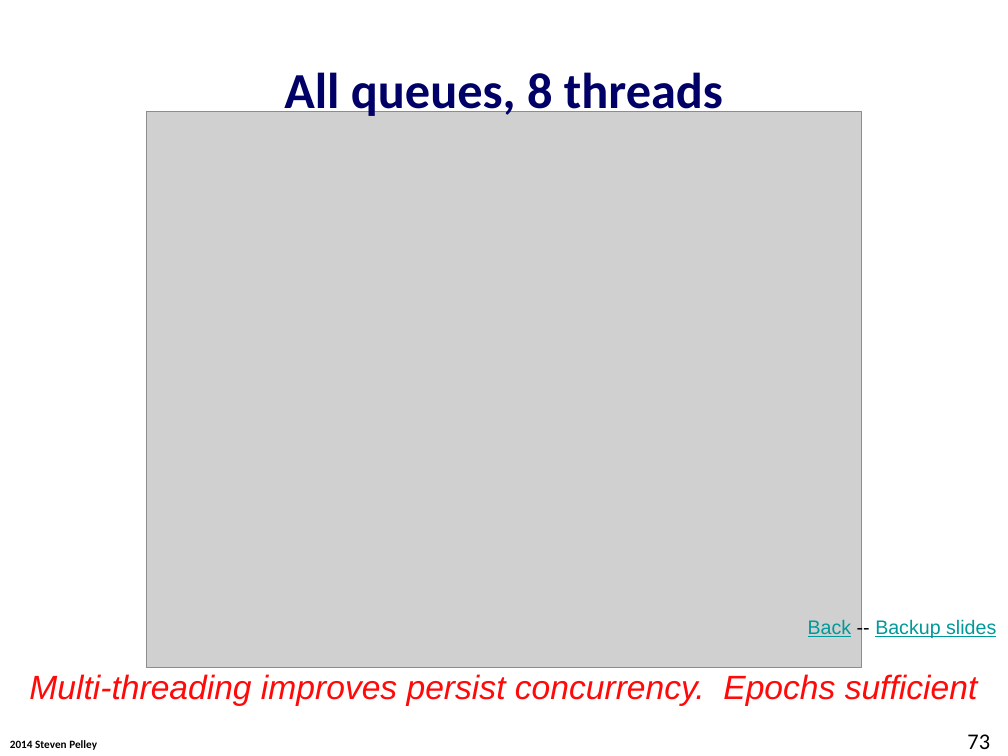
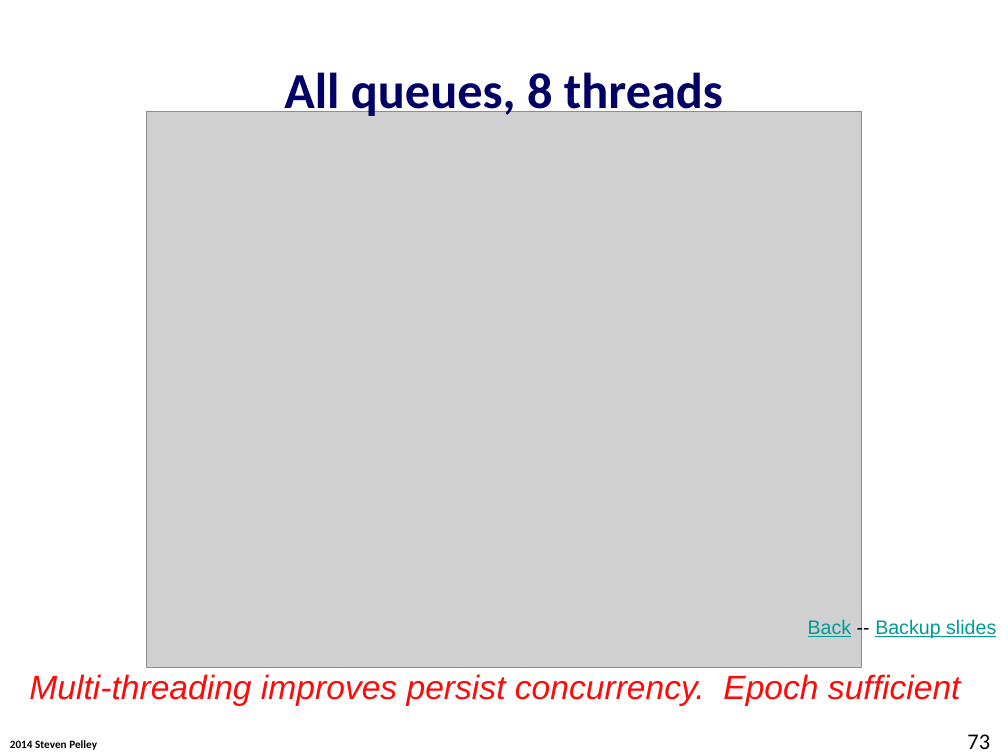
Before and after one commit to Abulila/dissertation, a slide deck: slide 73 of proposal/defense.pptx. Drawn at 1008x756 pixels with LibreOffice and Linux fonts; fonts in the diff are those of the drawing; grey boxes stand for pictures; background and template pictures are left out. Boxes give left, top, right and bottom in pixels: in the first picture for what was removed or moved away, otherwise in the second. Text is boxed around its words. In the diff, an @@ line names an element or a change of style, - is before the commit and + after.

```diff
--- a/proposal/defense.pptx
+++ b/proposal/defense.pptx
@@ text at box(29, 674, 961, 706): text changed @@
-Multi-threading improves persist concurrency. Epochs sufficient
+Multi-threading improves persist concurrency. Epoch sufficient
```
Also in this commit, not shown: 18 other slides changed, 1 slide removed.
